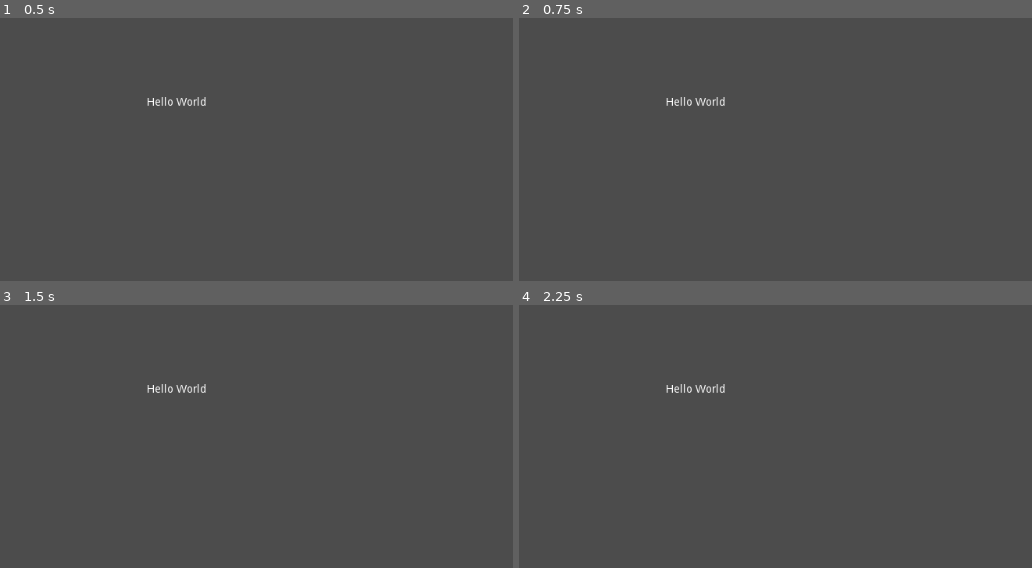
Above: before the commit, frames 1-4 (two rows, left to right).
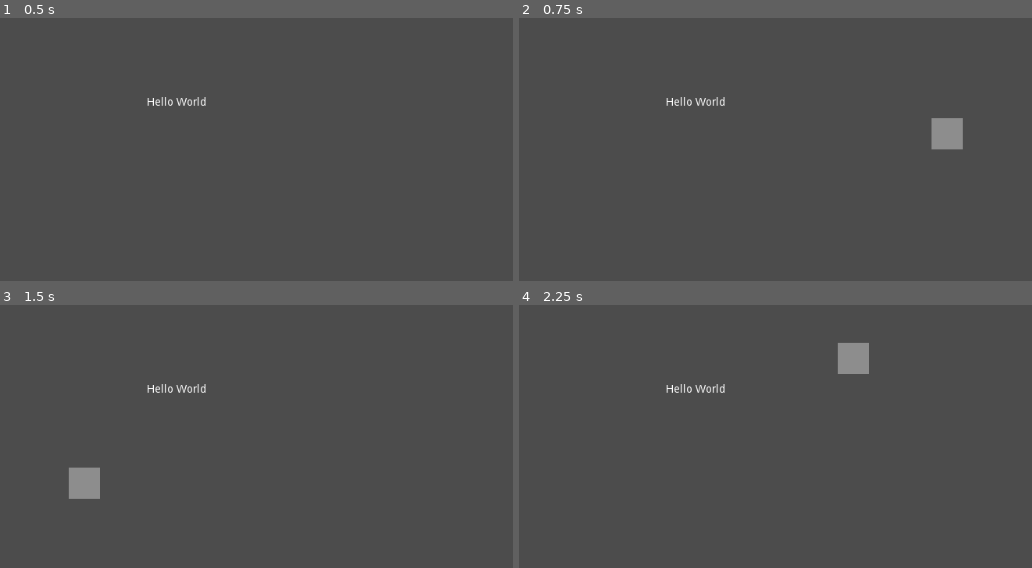
Above: after the commit, the same moments.

Repository: BlueKoiiiiii/Vex_spinup
Game: Godot game, scene res://Start.tscn
Same seed, same stepped clock (60 frames per second), same inputs: the game is played once before the commit and once after it.
Inputs (mouse positions are in pixels of both pictures, inside the frame that each line leads up to):
- Up to frame 1 (0.5 s): no input
- Up to frame 2 (0.75 s): tap Enter at 0.5 s; move the mouse to (944, 141) at 0.52 s
- Up to frame 3 (1.5 s): tap Space at 1.25 s; move the mouse to (92, 475) at 1.27 s
- Up to frame 4 (2.25 s): tap Enter at 2 s; move the mouse to (847, 349) at 2.02 s

Frame 1 is identical in both runs. In frame 2, 0.7% of the frame differs, in the area x 80-87%, y 38-50%; in frame 3, 0.7%; in frame 4, 0.7%.

Commit message:
Populate the sensor grid when the game starts

Diff:
--- /dev/null
+++ b/save_da_village/Scripts/GameManager.gd
@@ -0,0 +1,34 @@
+extends Node
+
+
+# Declare member variables here. Examples:
+
+const X_SIZE = 960
+const Y_SIZE = 560
+
+const GRID_INTERACT_SCRIPT = preload("res://Scripts/Grid/GridInteract.gd")
+
+
+var sensorGrid = []
+
+# Called when the node enters the scene tree for the first time.
+func _ready():
+
+	# Populate sensorGrid with GridInteracts
+	for i in range(X_SIZE/40):
+		sensorGrid.append([])
+		for j in range(Y_SIZE/40):
+			var newNode = ColorRect.new()
+			newNode.set_position(Vector2(i*40, 560 - j*40))
+			newNode.set_script(GRID_INTERACT_SCRIPT)
+			newNode.posx = i
+			newNode.posy = j
+			newNode.set_name("cool")
+			add_child(newNode)
+			sensorGrid[i].append(newNode)
+
+
+
+# Called every frame. 'delta' is the elapsed time since the previous frame.
+#func _process(delta):
+#	pass
--- a/save_da_village/Scripts/Grid/GridInteract.gd
+++ b/save_da_village/Scripts/Grid/GridInteract.gd
@@ -8,18 +8,18 @@
 
 # Called when the node enters the scene tree for the first time.
 func _ready():
-	color = Color(color.r, color.g, color.b, 0) # transparent
-	print(color)
+	color = Color(color.r, color.g, color.b, 0) 			# transparent
+	rect_size = Vector2(40, 40)
 	connect("mouse_entered", self, "_on_mouse_entered")
 	connect("mouse_exited", self, "_on_mouse_exited")
 
 func _on_mouse_entered():
 	color = Color(color.r, color.g, color.b, 93.0/255.0) 	# not transparent
-													# In the future, stop hardcoding this! Make a variable.
+															# In the future, stop hardcoding this! Make a variable.
 	print("here")
 
 func _on_mouse_exited():
-	color = Color(color.r, color.g, color.b, 0) 	# transparent
+	color = Color(color.r, color.g, color.b, 0) 			# transparent
 
 	print("not here")
 
--- a/save_da_village/Start.tscn
+++ b/save_da_village/Start.tscn
@@ -1,6 +1,7 @@
-[gd_scene load_steps=2 format=2]
+[gd_scene load_steps=3 format=2]
 
 [ext_resource path="res://Scripts/Grid/GridInteract.gd" type="Script" id=1]
+[ext_resource path="res://Scripts/GameManager.gd" type="Script" id=2]
 
 [node name="Node" type="Node"]
 
@@ -12,8 +13,13 @@
 text = "Hello World"
 
 [node name="ColorRect" type="ColorRect" parent="."]
+visible = false
 margin_top = 560.0
 margin_right = 40.0
 margin_bottom = 600.0
+rect_min_size = Vector2( 40, 40 )
 color = Color( 0.490196, 0.490196, 0.490196, 0.364706 )
 script = ExtResource( 1 )
+
+[node name="GameManager" type="Node" parent="."]
+script = ExtResource( 2 )
